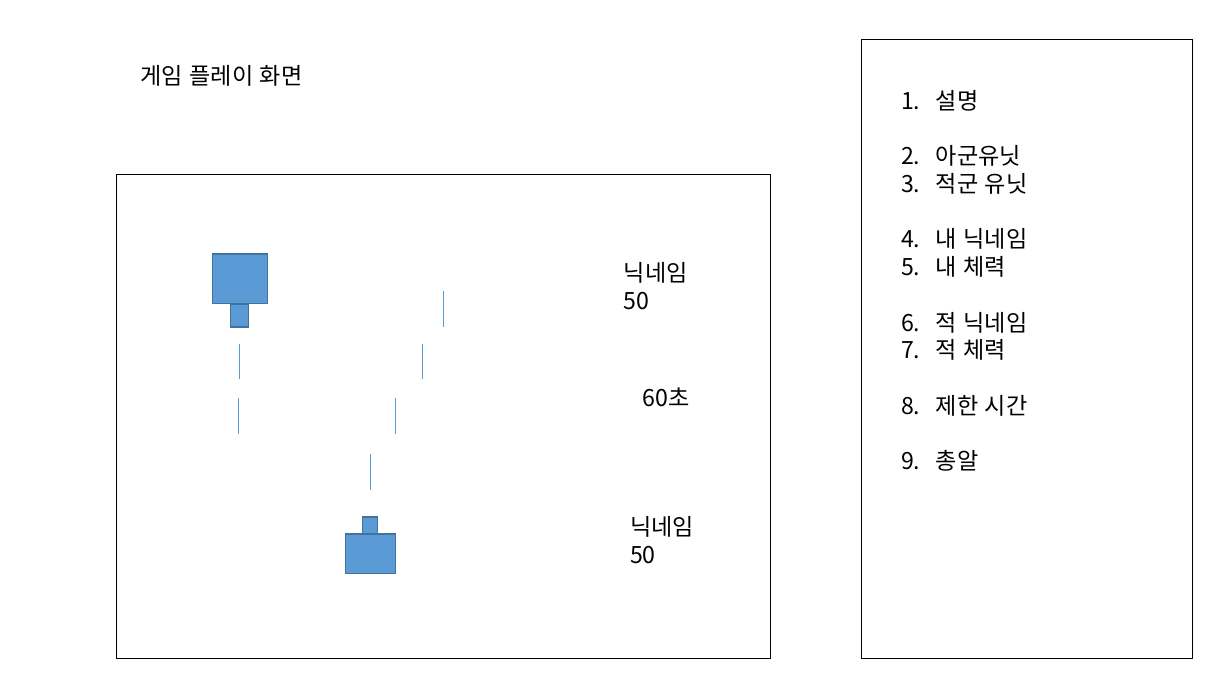
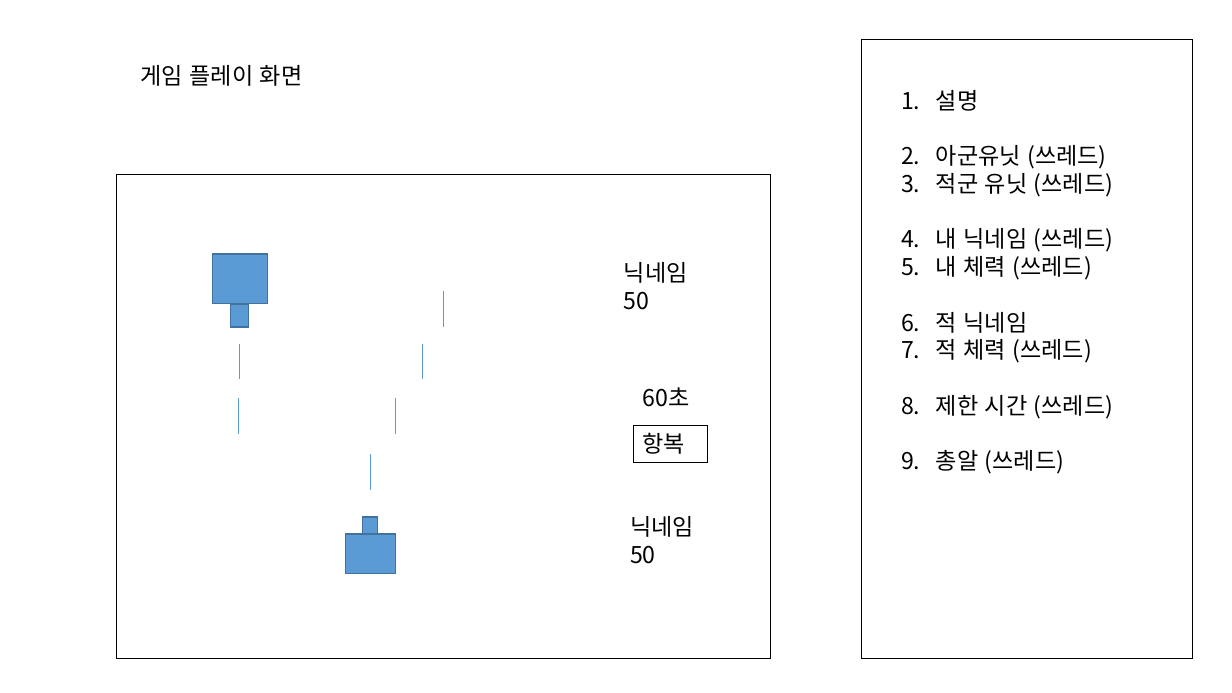
Before and after one commit to Hernameis/rockSissorsPaper_Online, a slide deck: slide 5 of StoryBoard.pptx. Drawn at 1232x693 pixels with LibreOffice and Linux fonts; fonts in the diff are those of the drawing. Boxes give left, top, right and bottom in pixels: in the first picture for what was removed or moved away, otherwise in the second. Text is boxed around its words. In the diff, an @@ line names an element or a change of style, - is before the commit and + after.

```diff
--- a/StoryBoard.pptx
+++ b/StoryBoard.pptx
@@ text at (936,145,1113,280): text changed @@
-2. 아군유닛
-3. 적군 유닛
-4. 내 닉네임
-5. 내 체력
+2. 아군유닛 (쓰레드)
+3. 적군 유닛 (쓰레드)
+4. 내 닉네임 (쓰레드)
+5. 내 체력 (쓰레드)
@@ text at (936,339,1113,474): text changed @@
-7. 적 체력
-8. 제한 시간
-9. 총알
+7. 적 체력 (쓰레드)
+8. 제한 시간 (쓰레드)
+9. 총알 (쓰레드)
@@ rectangle added at (634,425,708,462), outline #000000 0.75 pt, 18 pt, text #000000 @@
+항복
```
Also in this commit, not shown: 2 other slides changed, 17 other files.
